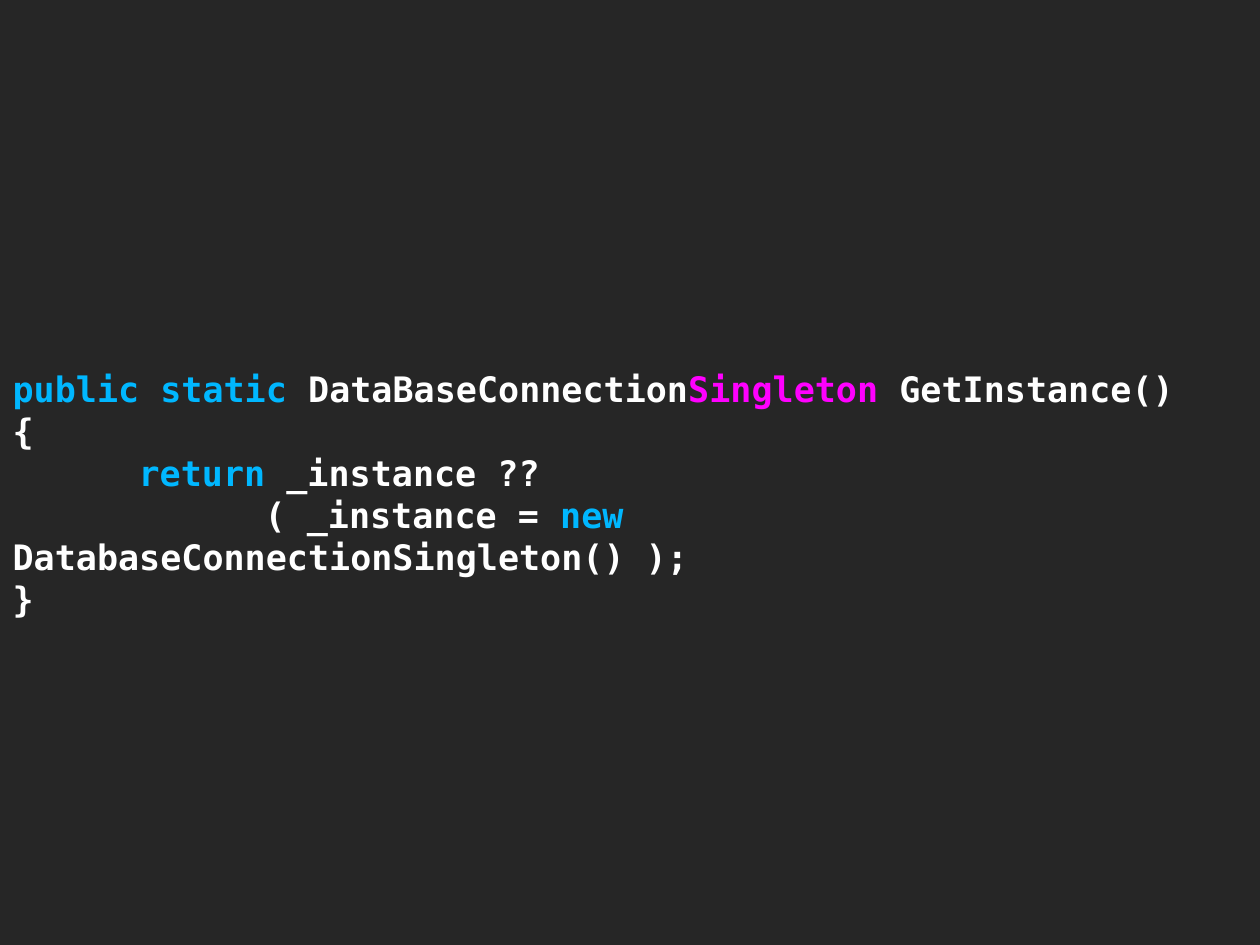
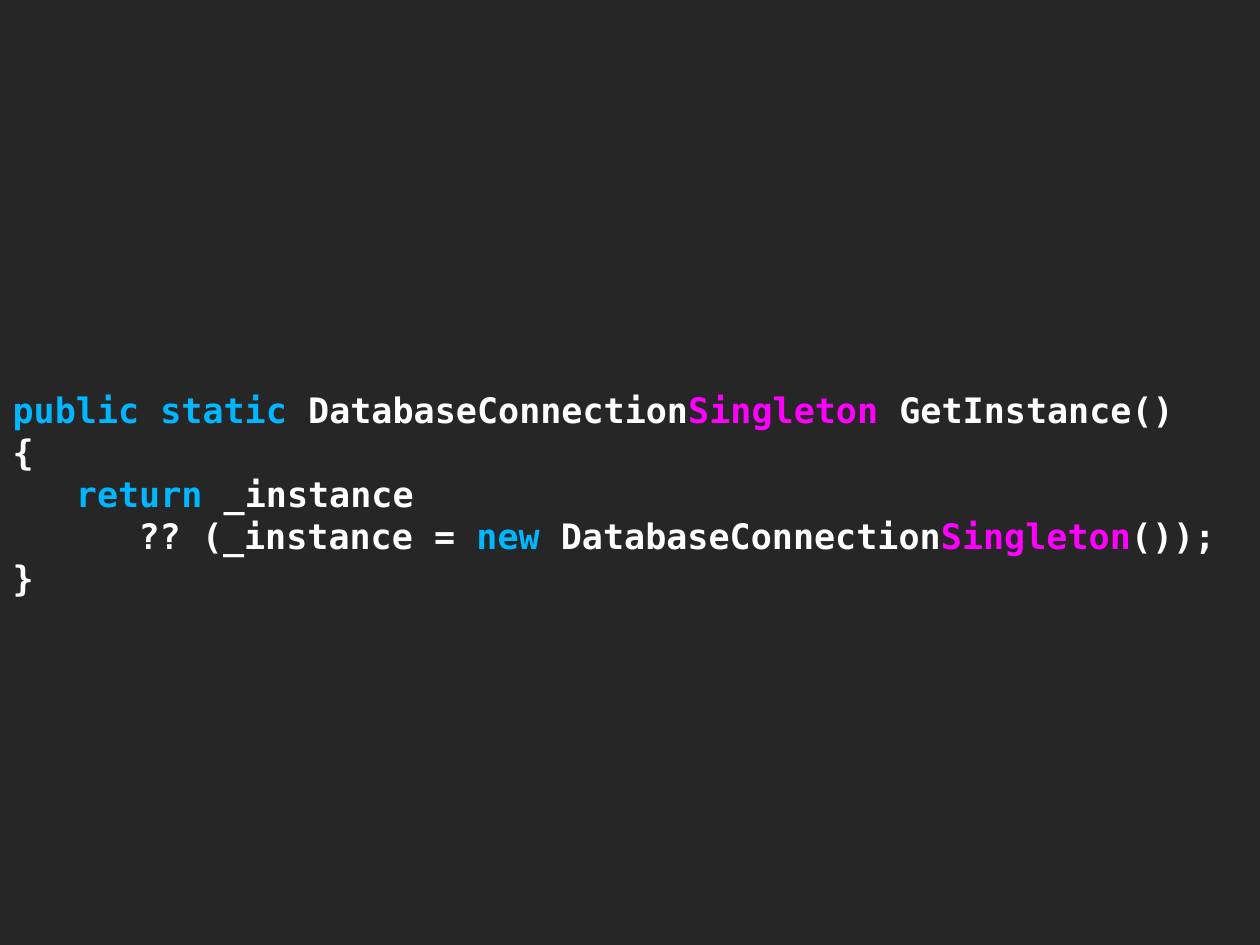
Before and after one commit to cessor/empathiccode, a slide deck: slide 92 of WeaselWords-DotnetDevCon.pptx (slide 93 before the commit). Drawn at 1260x945 pixels with LibreOffice and Linux fonts; fonts in the diff are those of the drawing. Boxes give left, top, right and bottom in pixels: in the first picture for what was removed or moved away, otherwise in the second. Text is boxed around its words. In the diff, an @@ line names an element or a change of style, - is before the commit and + after.

Commit message:
Done!

```diff
--- a/WeaselWords-DotnetDevCon.pptx
+++ b/WeaselWords-DotnetDevCon.pptx
@@ title at (x1=13, y1=395, x2=1215, y2=557): text changed @@
-public static DataBaseConnectionSingleton GetInstance()
-{
-return _instance ??
-( _instance = new DatabaseConnectionSingleton() );
-}
+public static DatabaseConnectionSingleton GetInstance()
+{
+return _instance
+?? (_instance = new DatabaseConnectionSingleton());
+}
```
Also in this commit, not shown: 16 slides added, 5 slides removed.
